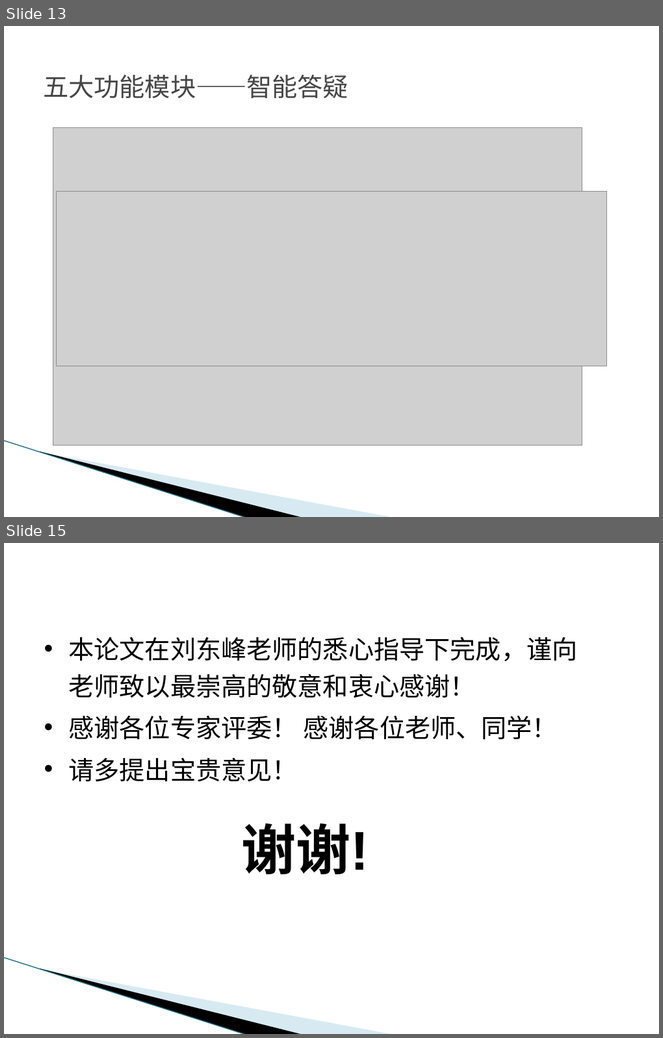
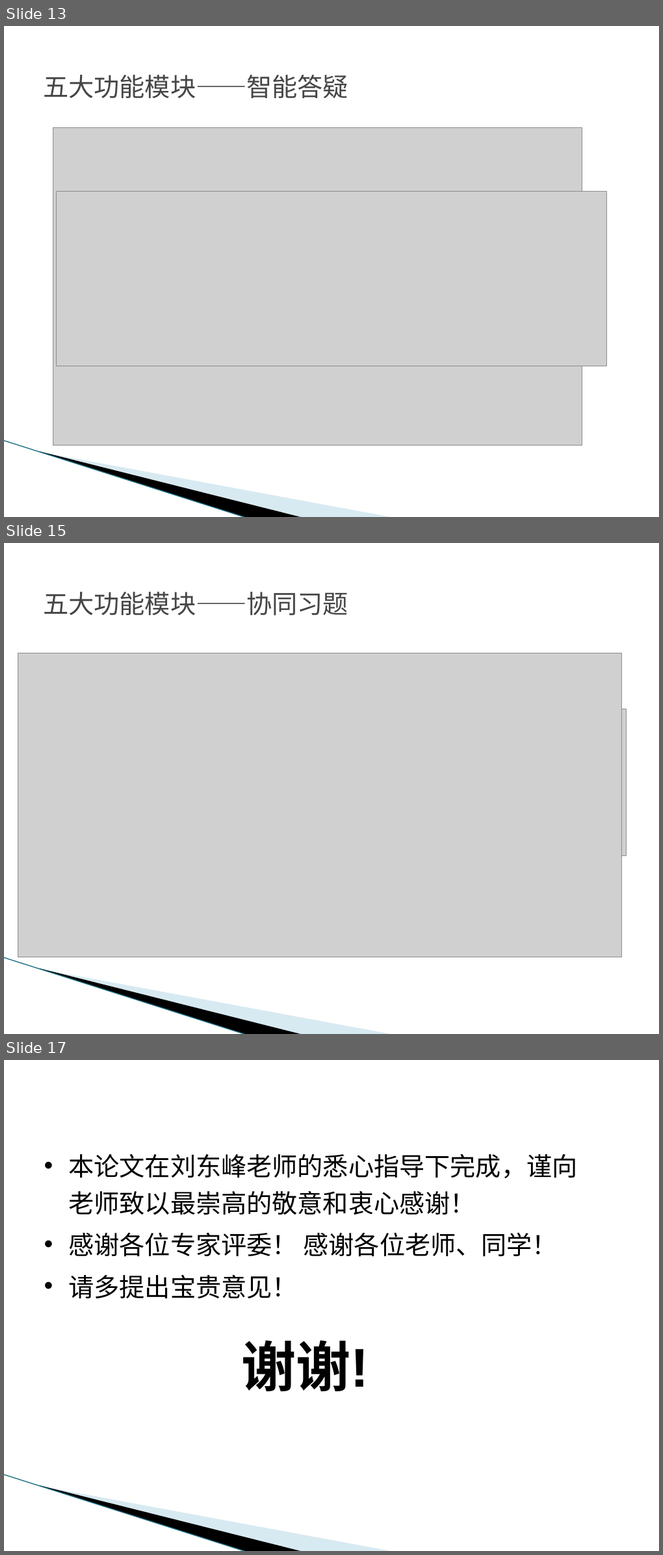
Before and after one commit to zxy15914507674/bishe, a slide deck: 张祥裕答辩PPT.pptx. Shown one above the other, each under a label of ours: slides 13 and 15 before the commit, slides 13, 15 and 17 after it; the slides between them are not shown. The pictures are 663x1038 and 663x1555 pixels, drawn with LibreOffice and Linux fonts; fonts in the diff are those of the drawing; grey boxes stand for pictures; background and template pictures are left out. Boxes give left, top, right and bottom in pixels: in the first picture for what was removed or moved away, otherwise in the second. Text is boxed around its words. In the diff, an @@ line names an element or a change of style, - is before the commit and + after.

Commit message:
协同习题模块完成

```diff
--- a/张祥裕答辩PPT.pptx
+++ b/张祥裕答辩PPT.pptx
@@ slide 15 added at bbox=[4, 543, 659, 1034], background #FFFFFF; not listed: 3 template elements that a slide beside it also shows @@
@@ title added at bbox=[43, 592, 348, 615], 28 pt, text #464646 @@
+五大功能模块——协同习题
@@ picture added at bbox=[18, 653, 622, 957] @@
@@ picture added at bbox=[18, 675, 622, 893] @@
@@ picture added at bbox=[18, 709, 627, 856] @@
@@ what was slide 15 is now slide 17 @@
```
Also in this commit, not shown: 1 slide changed, 1 other slide added.
